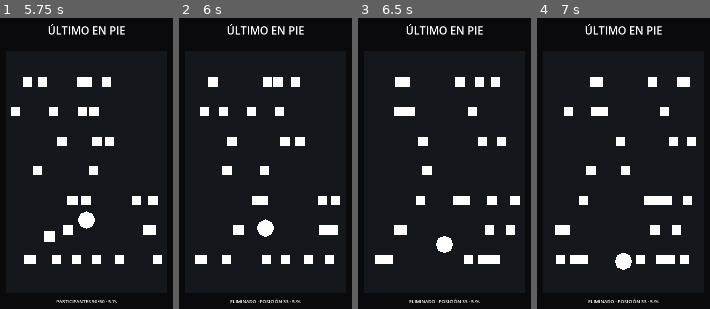
Above: before the commit, frames 1-4 (left to right).
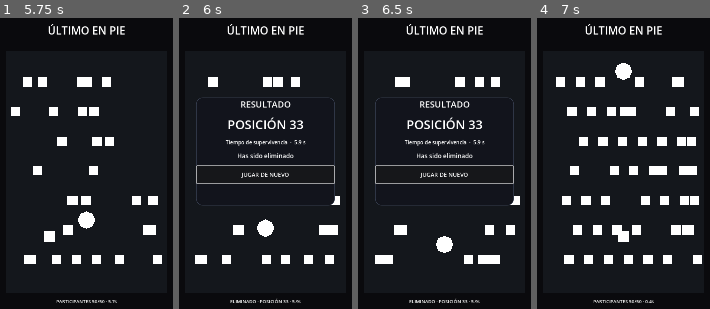
Above: after the commit, the same moments.

Repository: Baltas80/ULTIMO-EN-PIE
Game: Godot game, scene res://scenes/main.tscn
Two runs of this game, one before a commit and one after it. Both use one fixed random seed, a clock stepped at 60 frames per second and the inputs below.
Inputs (mouse positions are in pixels of both pictures, inside the frame that each line leads up to):
- Up to frame 1 (5.75 s): move the mouse to (77, 236) at 0.52 s; click (77, 236) at 0.67 s; drag from (141, 218) to (86, 90) at 1.27 s; move the mouse to (31, 119) at 2.02 s; click (31, 119) at 2.17 s; drag from (95, 169) to (31, 119) at 2.77 s; move the mouse to (58, 87) at 3.52 s; click (58, 87) at 3.67 s; drag from (128, 151) to (86, 175) at 4.27 s; move the mouse to (50, 186) at 5.02 s; click (50, 186) at 5.17 s
- Up to frame 2 (6 s): drag from (284, 96) to (229, 186) at 5.77 s
- Up to frame 3 (6.5 s): no input
- Up to frame 4 (7 s): click (623, 175) at 6.5 s, where only the run after the commit has a clickable "JUGAR DE NUEVO"

Frame 1 is identical in both runs. In frame 2, 5.2% of the frame differs, in the area x 9-91%, y 27-65%; in frame 3, 5.2%; in frame 4, 9.9%, in the area x 10-96%, y 15-98%.
Error before the commit: Trying to assign an array of type "Array" to a variable of type "Array[Node]". (res://scripts/main.gd:66)
Error after the commit: Trying to assign an array of type "Array" to a variable of type "Array[Node]". (res://scripts/main.gd:67)

Commit message:
feat: add result screen and replay flow

Diff:
--- a/scripts/main.gd
+++ b/scripts/main.gd
@@ -18,6 +18,7 @@
 var finish_position := 0
 var elimination_count := 0
 var player_eliminated := false
+var result_overlay: Control = null
 
 func _ready() -> void:
 	_spawn_player()
@@ -91,3 +92,75 @@
 			status.text = "ELIMINADO · POSICIÓN %d · %.1fs" % [finish_position, match_time]
 		else:
 			status.text = "PARTIDA TERMINADA · POSICIÓN %d · %.1fs" % [finish_position, match_time]
+	_show_result_screen()
+
+func _show_result_screen() -> void:
+	if is_instance_valid(result_overlay):
+		return
+
+	result_overlay = Control.new()
+	result_overlay.name = "ResultOverlay"
+	result_overlay.set_anchors_and_offsets_preset(Control.PRESET_FULL_RECT)
+	result_overlay.mouse_filter = Control.MOUSE_FILTER_STOP
+	add_child(result_overlay)
+
+	var backdrop := ColorRect.new()
+	backdrop.set_anchors_and_offsets_preset(Control.PRESET_FULL_RECT)
+	backdrop.color = Color(0.02, 0.025, 0.035, 0.94)
+	backdrop.mouse_filter = Control.MOUSE_FILTER_IGNORE
+	result_overlay.add_child(backdrop)
+
+	var panel := PanelContainer.new()
+	panel.position = Vector2(90.0, 360.0)
+	panel.size = Vector2(540.0, 420.0)
+	result_overlay.add_child(panel)
+
+	var panel_style := StyleBoxFlat.new()
+	panel_style.bg_color = Color(0.07, 0.08, 0.11, 1.0)
+	panel_style.border_color = Color(0.22, 0.25, 0.32, 1.0)
+	panel_style.set_border_width_all(2)
+	panel_style.corner_radius_top_left = 24
+	panel_style.corner_radius_top_right = 24
+	panel_style.corner_radius_bottom_left = 24
+	panel_style.corner_radius_bottom_right = 24
+	panel.add_theme_stylebox_override("panel", panel_style)
+
+	var content := VBoxContainer.new()
+	content.add_theme_constant_override("separation", 22)
+	content.set_anchors_and_offsets_preset(Control.PRESET_FULL_RECT, Control.PRESET_MODE_MINSIZE, 42)
+	panel.add_child(content)
+
+	var heading := Label.new()
+	heading.text = "RESULTADO"
+	heading.horizontal_alignment = HORIZONTAL_ALIGNMENT_CENTER
+	heading.add_theme_font_size_override("font_size", 34)
+	content.add_child(heading)
+
+	var position_label := Label.new()
+	position_label.text = "POSICIÓN %d" % finish_position
+	position_label.horizontal_alignment = HORIZONTAL_ALIGNMENT_CENTER
+	position_label.add_theme_font_size_override("font_size", 48)
+	content.add_child(position_label)
+
+	var time_label := Label.new()
+	time_label.text = "Tiempo de supervivencia  ·  %.1f s" % match_time
+	time_label.horizontal_alignment = HORIZONTAL_ALIGNMENT_CENTER
+	time_label.add_theme_font_size_override("font_size", 20)
+	content.add_child(time_label)
+
+	var result_label := Label.new()
+	result_label.text = "Has sido eliminado" if player_eliminated else "¡Eres el último en pie!"
+	result_label.horizontal_alignment = HORIZONTAL_ALIGNMENT_CENTER
+	result_label.add_theme_font_size_override("font_size", 24)
+	content.add_child(result_label)
+
+	var replay := Button.new()
+	replay.text = "JUGAR DE NUEVO"
+	replay.custom_minimum_size = Vector2(0, 68)
+	replay.add_theme_font_size_override("font_size", 22)
+	replay.pressed.connect(_restart_match)
+	content.add_child(replay)
+	replay.grab_focus()
+
+func _restart_match() -> void:
+	get_tree().reload_current_scene()
